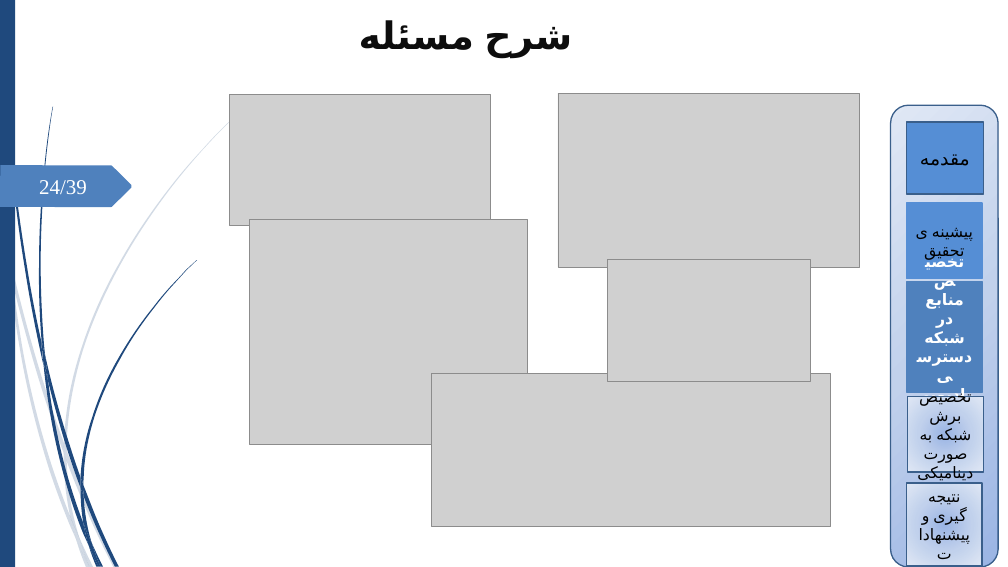
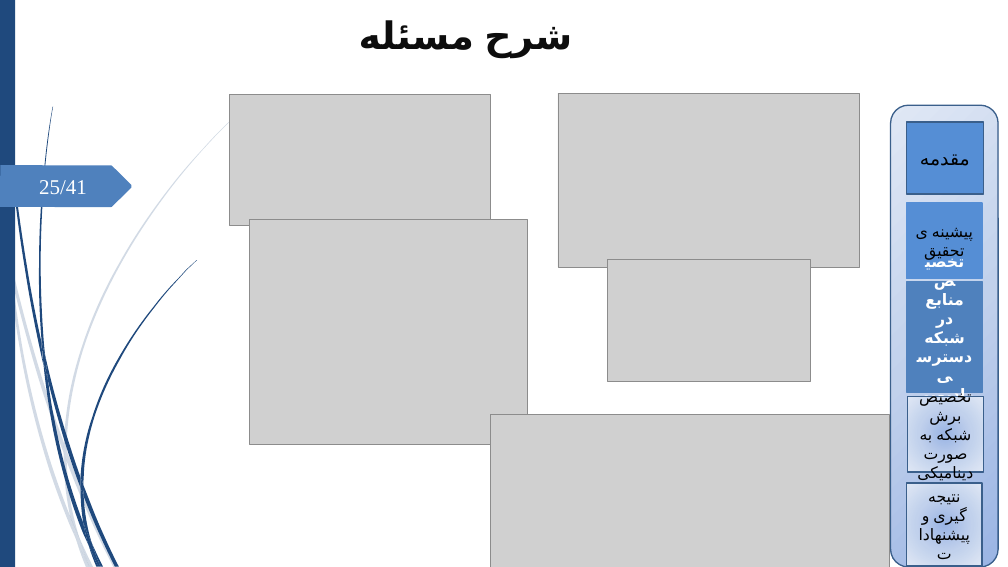
Before and after one commit to mkm1992/phd-project, a slide deck: slide 25 of Latex/tex1/proposal.pptx (slide 24 before the commit). Drawn at 1008x567 pixels with LibreOffice and Linux fonts; fonts in the diff are those of the drawing; grey boxes stand for pictures; background and template pictures are left out. Boxes give left, top, right and bottom in pixels: in the first picture for what was removed or moved away, otherwise in the second. Text is boxed around its words. In the diff, an @@ line names an element or a change of style, - is before the commit and + after.

```diff
--- a/Latex/tex1/proposal.pptx
+++ b/Latex/tex1/proposal.pptx
@@ page number at (39,180,87,194): text changed @@
-24/39
+25/41
@@ picture: place and size @@
-picture at (432,374,830,526)
+picture at (491,414,889,567)
```
Also in this commit, not shown: 1 other slide changed, 1 slide added.
